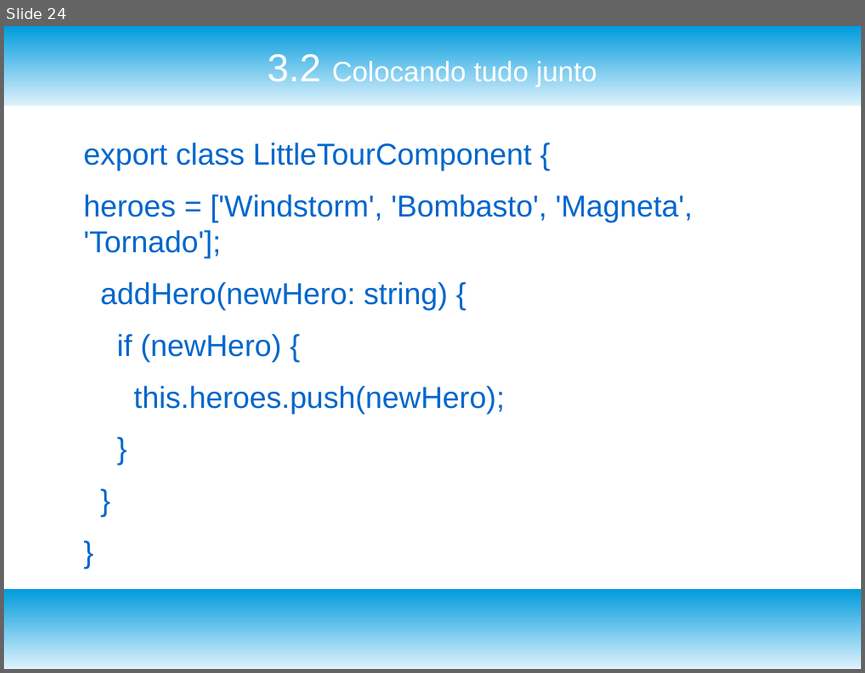
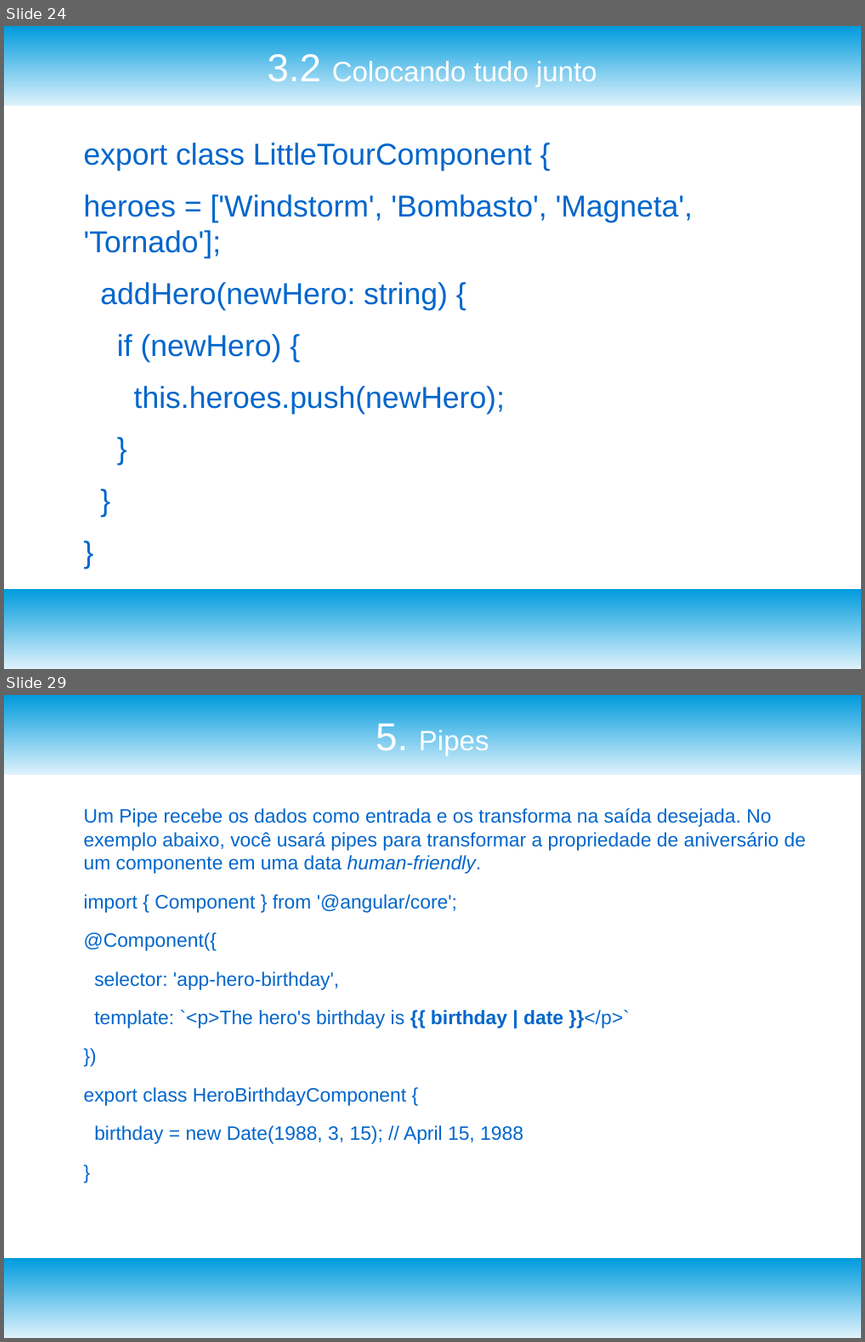
Before and after one commit to josivanribeiro/treinamentoangular, a slide deck: TreinamentoAngular_Aula_3.odp. Shown one above the other, each under a label of ours: slide 24 before the commit, slides 24 and 29 after it; the slides between them are not shown. The pictures are 865x673 and 865x1342 pixels, drawn with LibreOffice and Linux fonts; fonts in the diff are those of the drawing. Boxes give left, top, right and bottom in pixels: in the first picture for what was removed or moved away, otherwise in the second. Text is boxed around its words. In the diff, an @@ line names an element or a change of style, - is before the commit and + after.

```diff
--- a/TreinamentoAngular_Aula_3.odp
+++ b/TreinamentoAngular_Aula_3.odp
@@ slide 29 added at <box>4,695,861,1338</box>, background #FFFFFF; not listed: 2 template elements that a slide beside it also shows @@
@@ title added at <box>375,721,489,756</box>, 26 pt, text #FFFFFF @@
+5. Pipes
@@ text added at <box>84,808,806,1144</box>, 18 pt, text #0066CC @@
+Um Pipe recebe os dados como entrada e os transforma na saída desejada. No exemplo abaixo, você usará pipes para transformar a propriedade de aniversário de um componente em uma data human-friendly.
+import { Component } from '@angular/core';
+@Component({
+selector: 'app-hero-birthday',
+template: `<p>The hero's birthday is {{ birthday | date }}</p>`
+})
+export class HeroBirthdayComponent {
+birthday = new Date(1988, 3, 15); // April 15, 1988
+}
```
Also in this commit, not shown: 5 slides changed, 21 other slides added, 14 other files.
